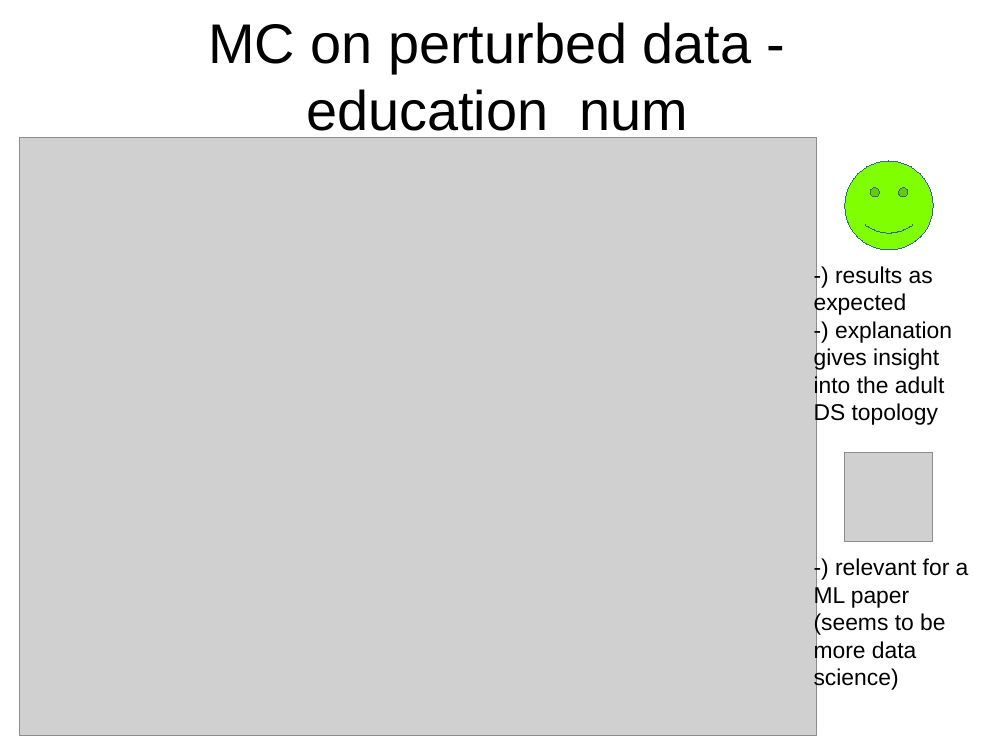
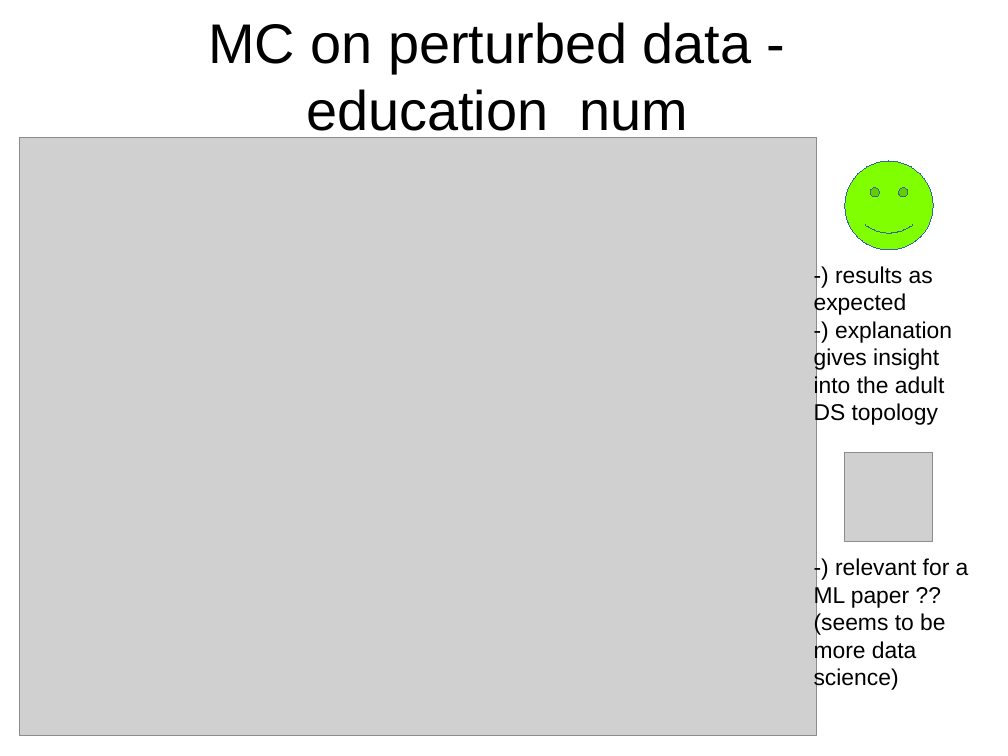
Before and after one commit to cassinius/paml-paper-2, a slide deck: slide 3 of overview_20170517.odp. Drawn at 1008x756 pixels with LibreOffice and Linux fonts; fonts in the diff are those of the drawing; grey boxes stand for pictures. Boxes give left, top, right and bottom in pixels: in the first picture for what was removed or moved away, otherwise in the second. Text is boxed around its words. In the diff, an @@ line names an element or a change of style, - is before the commit and + after.

```diff
--- a/overview_20170517.odp
+++ b/overview_20170517.odp
@@ text at box(814, 558, 969, 691): text changed @@
--) relevant for a ML paper (seems to be more data science)
+-) relevant for a ML paper ?? (seems to be more data science)
```
Also in this commit, not shown: 1 other file.
